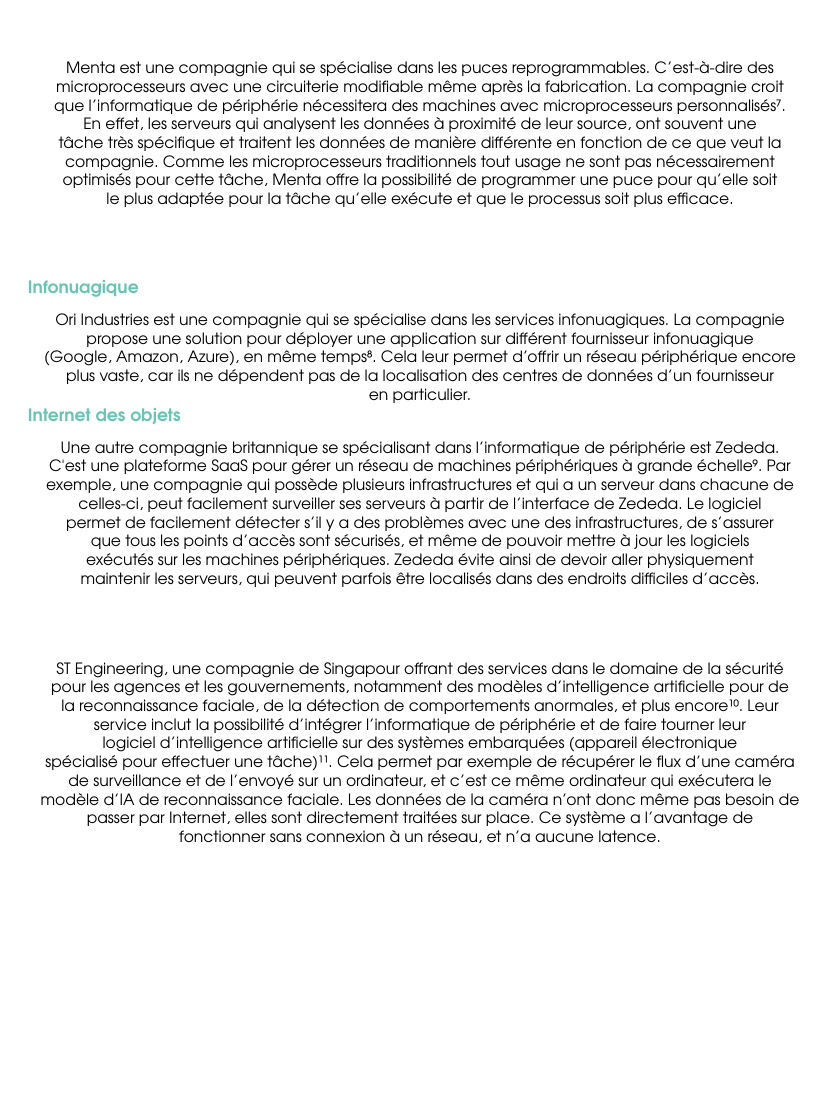
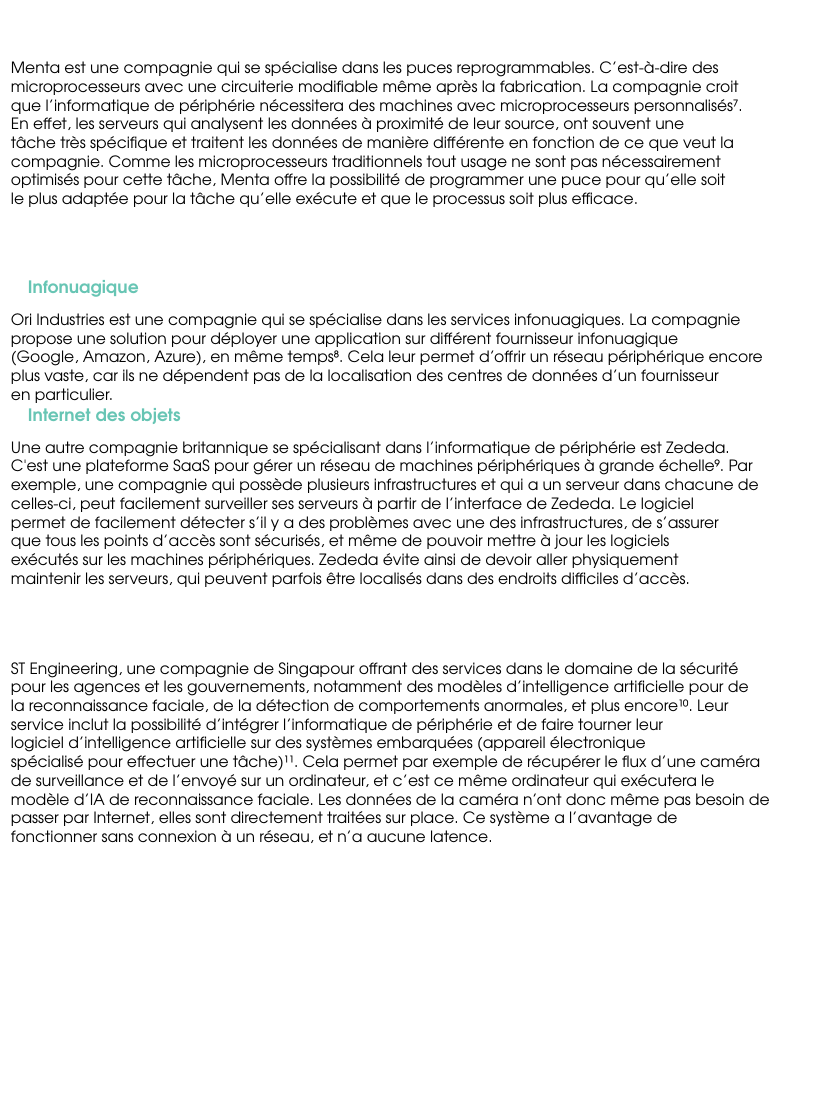
Before and after one commit to Msa360/pptx_template_cin, a slide deck: slide 3 of powerpoints/test.pptx. Drawn at 840x1120 pixels with LibreOffice and Linux fonts; fonts in the diff are those of the drawing; background and template pictures are left out. Boxes give left, top, right and bottom in pixels: in the first picture for what was removed or moved away, otherwise in the second. Text is boxed around its words. In the diff, an @@ line names an element or a change of style, - is before the commit and + after.

```diff
--- a/powerpoints/test.pptx
+++ b/powerpoints/test.pptx
@@ alignment centre to left in 4 elements at box(11, 61, 739, 207), box(11, 313, 763, 409), box(11, 441, 759, 587), box(11, 662, 770, 843) @@
```
Also in this commit, not shown: 1 other slide changed, 1 slide added, 8 other files.
